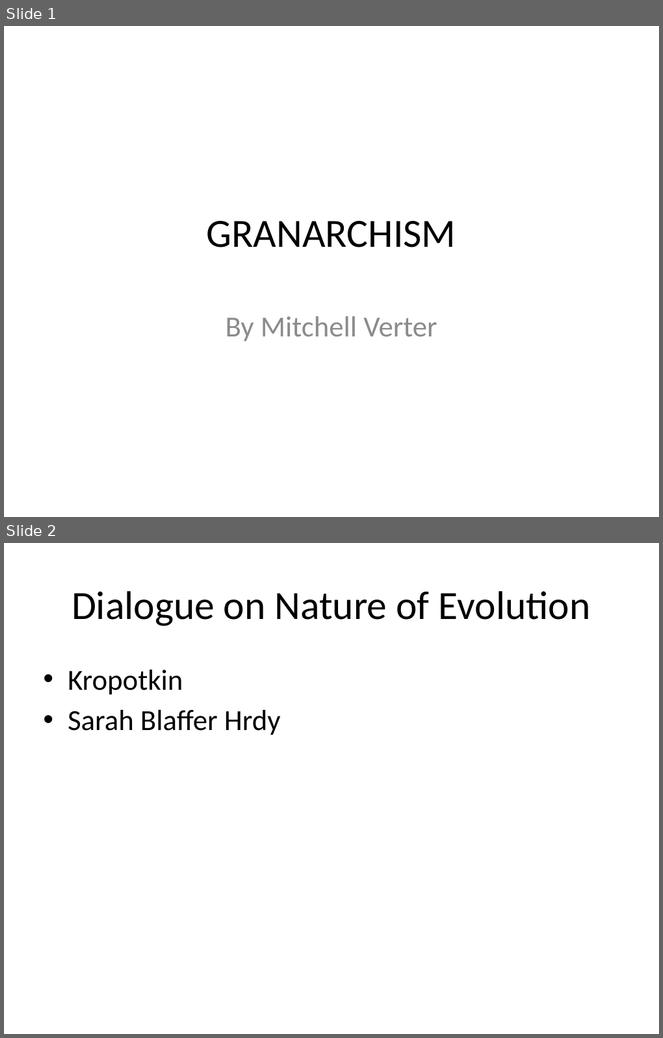
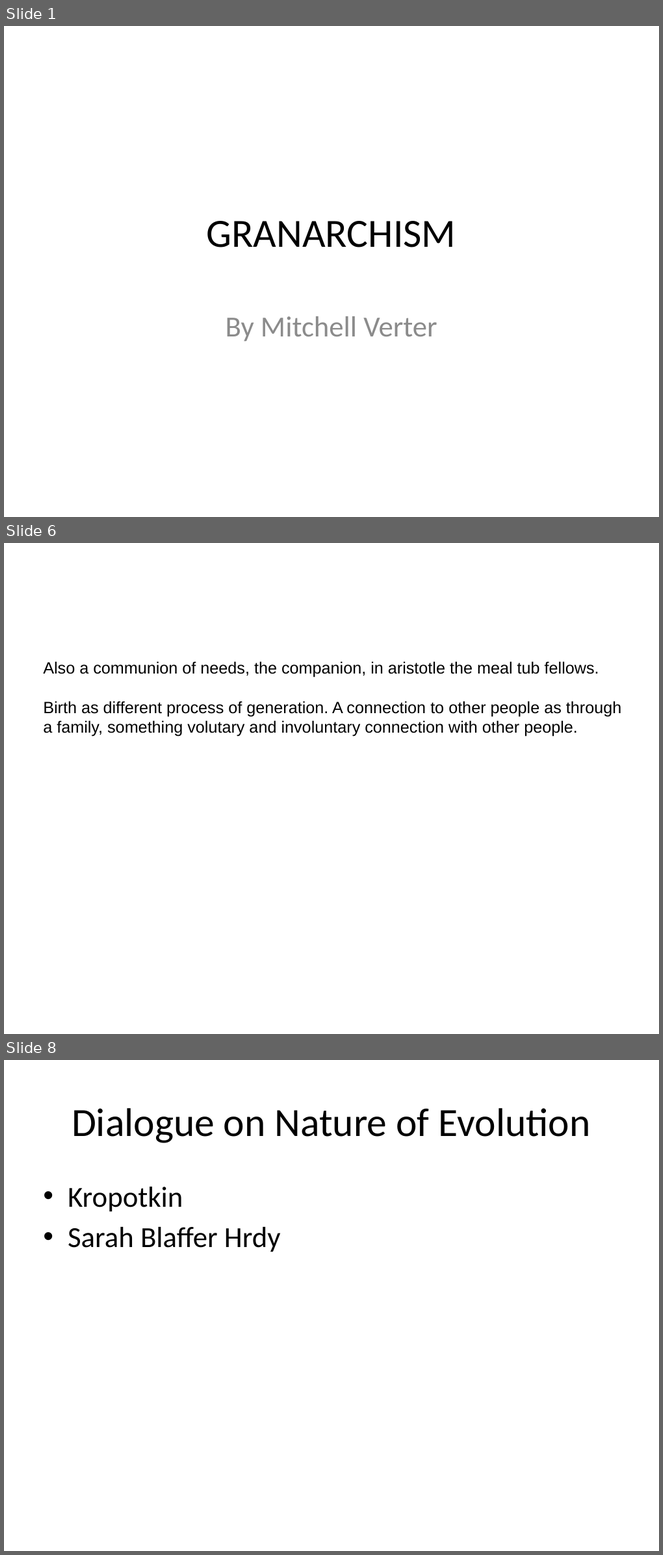
Before and after one commit to mcverter/Dissertation, a slide deck: work/__NEWEST__/KaG/220807_ASN_GRANARCHISM.pptx. Shown one above the other, each under a label of ours: slides 1 and 2 before the commit, slides 1, 6 and 8 after it; the slides between them are not shown. The pictures are 663x1038 and 663x1555 pixels, drawn with LibreOffice and Linux fonts; fonts in the diff are those of the drawing. Boxes give left, top, right and bottom in pixels: in the first picture for what was removed or moved away, otherwise in the second. Text is boxed around its words. In the diff, an @@ line names an element or a change of style, - is before the commit and + after.

```diff
--- a/work/__NEWEST__/KaG/220807_ASN_GRANARCHISM.pptx
+++ b/work/__NEWEST__/KaG/220807_ASN_GRANARCHISM.pptx
@@ slide 6 added at [4, 543, 659, 1034], background #FFFFFF @@
@@ text added at [43, 661, 622, 736], 18 pt, text #000000 @@
+Also a communion of needs, the companion, in aristotle the meal tub fellows.
+Birth as different process of generation. A connection to other people as through a family, something volutary and involuntary connection with other people.
@@ what was slide 2 is now slide 8 @@
```
Also in this commit, not shown: 5 other slides added, 2 other files.
